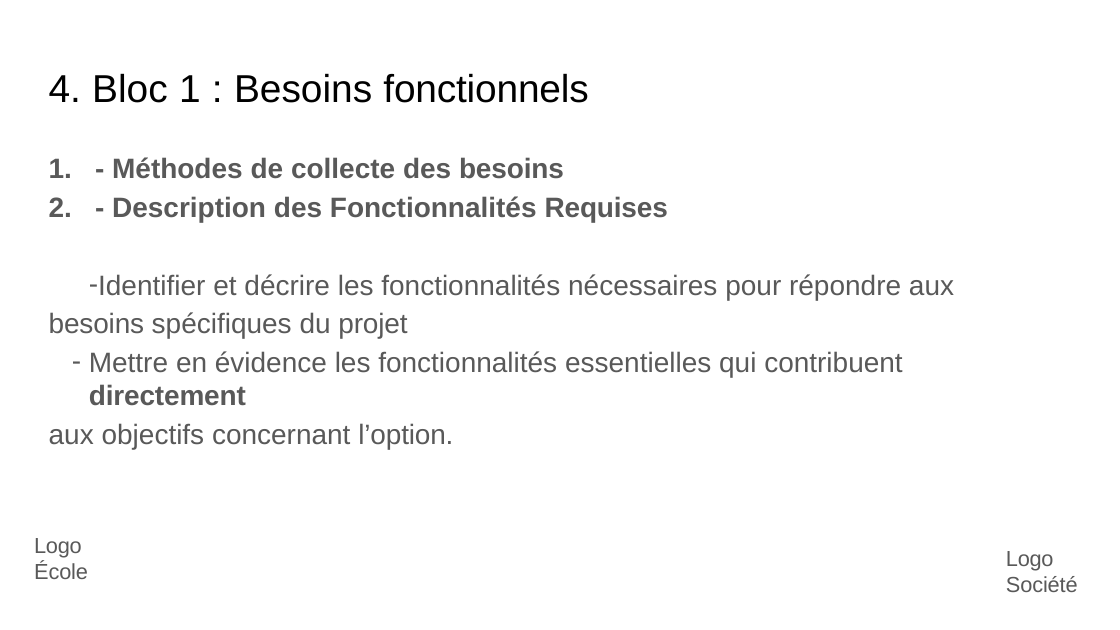
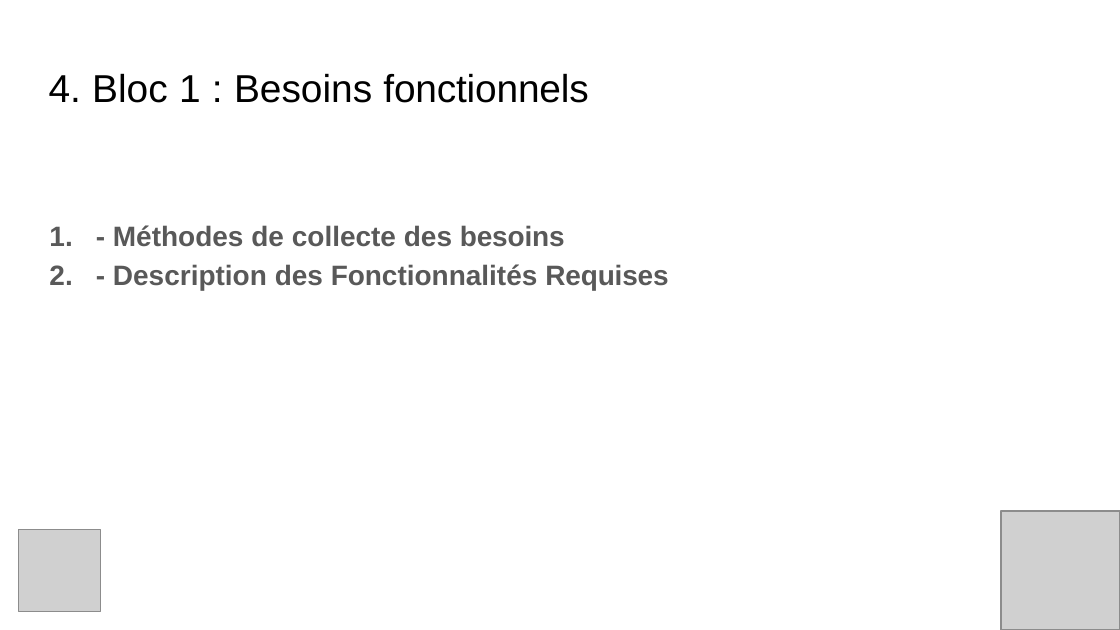
Before and after one commit to TheGeogeo/m2_ia_perso, a slide deck: slide 10 of A rendre/Georges_Coudrier_exam_slides.pptx. Drawn at 1120x630 pixels with LibreOffice and Linux fonts; fonts in the diff are those of the drawing; grey boxes stand for pictures. Boxes give left, top, right and bottom in pixels: in the first picture for what was removed or moved away, otherwise in the second. Text is boxed around its words. In the diff, an @@ line names an element or a change of style, - is before the commit and + after.

```diff
--- a/A rendre/Georges_Coudrier_exam_slides.pptx
+++ b/A rendre/Georges_Coudrier_exam_slides.pptx
@@ text "- Méthodes de collecte des ...": place and size @@
-text "- Méthodes de collecte des ..." at [49, 157, 954, 449]
+text "- Méthodes de collecte des ..." at [113, 225, 668, 290]
@@ text at [49, 274, 954, 449]: paragraphs removed @@
-    – Identifier et décrire les fonctionnalités nécessaires pour répondre aux besoins spécifiques du projet
-    – Mettre en évidence les fonctionnalités essentielles qui contribuent directement
-aux objectifs concernant l’option.
@@ picture added at [19, 530, 101, 612] @@
@@ text removed at [34, 538, 88, 579] @@
-Logo École
@@ picture added at [1001, 511, 1120, 629] @@
@@ text removed at [1006, 551, 1078, 592] @@
-Logo Société
```
Also in this commit, not shown: 10 other slides changed.
